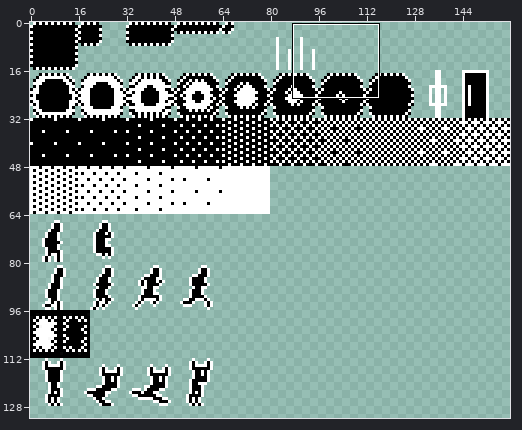
A sprite sheet gets an edit: assets/texture/sprite_sheet.png. Above: a wide view before the commit, with the close-up outlined.
Close-up. Earlier state:
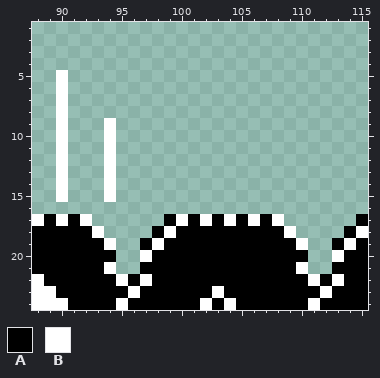
The file is 160x160 pixels. Colours within 5 levels of each other are drawn and written as one. Shown: x 88..115, y 1..24. The wide view leaves out empty margins.
Palette (. is transparent): A #000000  B #ffffff
Pixels before, first column x 88:
 5 ..B.........................
 6 ..B.........................
 7 ..B.........................
 8 ..B.........................
 9 ..B...B.....................
10 ..B...B.....................
11 ..B...B.....................
12 ..B...B.....................
13 ..B...B.....................
14 ..B...B.....................
15 ..B...B.....................
16 ............................
17 BABAB......ABABABABAB......A
18 AAAAAB....ABAAAAAAAAAB....AB
19 AAAAAAB..ABAAAAAAAAAAAB..ABA
20 AAAAAAA..BAAAAAAAAAAAAA..BAA
21 AAAAAAB..AAAAAAAAAAAAAB..AAA
22 BAAAAAABABAAAAAAAAAAAAABABAA
23 BBAAAAAABAAAAAABAAAAAAAABAAA
24 BBBAAAABAAAAAABABAAAAAABAAAA
Once edited:
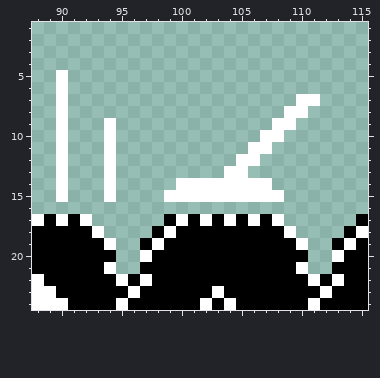
Changes in this commit:
Changed rows in their new state; - is an unchanged pixel.
first column x 99:
 7 -----------BB
 8 ----------BB-
 9 ---------BB--
10 --------BB---
11 -------BB----
12 ------BB-----
13 -----BB------
14 -BBBBBBBB----
15 BBBBBBBBBB---
Changed places in both close-ups, as pixel boxes (x1, y1, x2, y2):
added: (164, 94, 320, 202)
